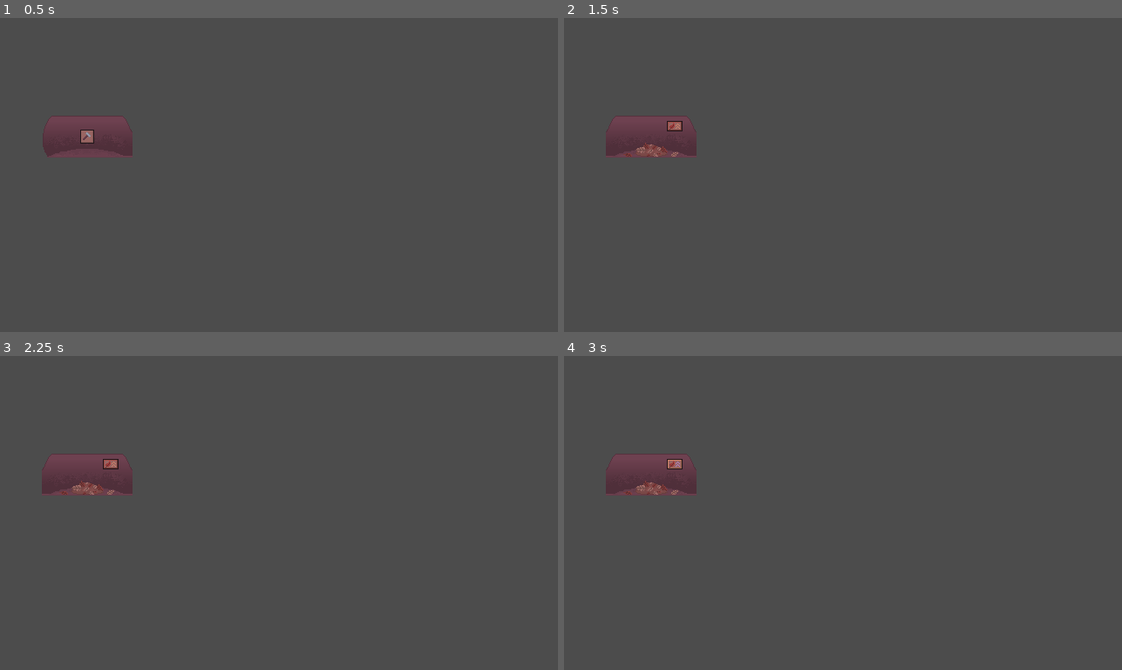
Above: before the commit, frames 1-4 (two rows, left to right).
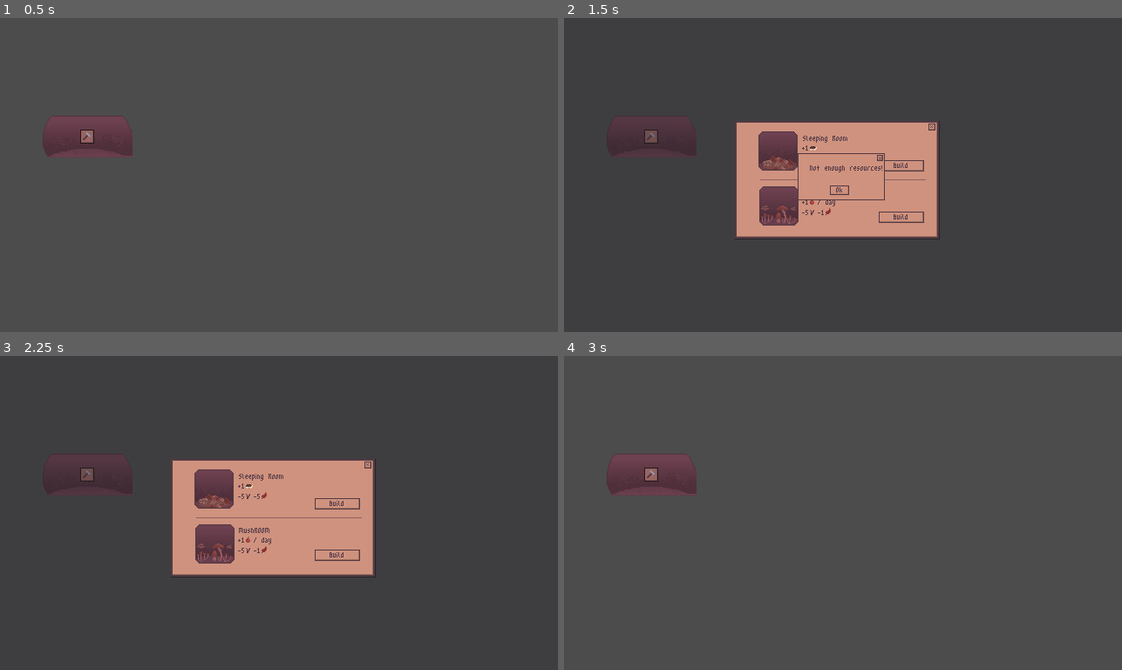
Above: after the commit, the same moments.

Repository: Soleod/G_CozyAutumnGameJam
Game: Godot game, scene res://Scenes/Room/Room.tscn
Same seed, same stepped clock (60 frames per second), same inputs: the game is played once before the commit and once after it. This scene is started directly instead of the project's main scene.
Inputs (mouse positions are in pixels of both pictures, inside the frame that each line leads up to):
- Up to frame 1 (0.5 s): no input
- Up to frame 2 (1.5 s): tap Enter at 0.5 s; move the mouse to (653, 137) at 0.52 s; click (653, 137) at 0.67 s; tap Space at 0.77 s; click "Build" at 1.25 s
- Up to frame 3 (2.25 s): click (273, 528) at 2 s, where only the run after the commit has a clickable "Ok"
- Up to frame 4 (3 s): click (675, 462) at 2.77 s

Frame 1 is identical in both runs. In frame 2, 13% of the frame differs, in the area x 7-68%, y 31-71%; in frame 3, 13%; in frame 4, 0.3%.

Commit message:
Balance Changes

Diff:
--- a/Scenes/Expeditions.gd
+++ b/Scenes/Expeditions.gd
@@ -25,8 +25,8 @@
 	expeditionButton.show()
 	match(randi() % 3):
 		0:
-			GameManager.add_sticks((randi() % 5 + 1) * 10)
+			GameManager.add_sticks((randi() % 9 + 4))
 		1:
-			GameManager.add_leaves((randi() % 5 + 1) * 10)
+			GameManager.add_leaves((randi() % 5 + 2))
 		2:
-			GameManager.add_food((randi() % 5 + 1) * 10)
+			GameManager.add_food((randi() % 21 + 10))
--- a/Scenes/GameManager.gd
+++ b/Scenes/GameManager.gd
@@ -20,9 +20,9 @@
 var gameTickTimer: Timer
 var PauseButton: TextureButton
 
-var food: int = 1000
-var sticks: int = 500
-var leaves: int = 300
+var food: int = 100
+var sticks: int = 5
+var leaves: int = 1
 var hedgehogs: int = 1
 
 var hour: int = 2
--- a/Scenes/Room/Room.gd
+++ b/Scenes/Room/Room.gd
@@ -94,8 +94,8 @@
 	match buildingName:
 		"MushroomRoom":
 			return {
-				"costSticks": 4,
-				"costLeaves": 2,
+				"costSticks": 5,
+				"costLeaves": 1,
 				"hedgehogGain": 0,
 				"dailyFood": 1,
 				"roomTexture": $Sprite/SpriteShrooms,
@@ -104,7 +104,7 @@
 		"SleepingRoom":
 			return {
 				"costSticks": 5,
-				"costLeaves": 1,
+				"costLeaves": 5,
 				"hedgehogGain": 1,
 				"dailyFood": 0,
 				"roomTexture": $Sprite/SpriteSleep,
--- a/Scenes/Room/Room.tscn
+++ b/Scenes/Room/Room.tscn
@@ -252,7 +252,7 @@
 margin_bottom = 49.0
 rect_pivot_offset = Vector2( 12, 9 )
 theme = ExtResource( 1 )
-text = "-4"
+text = "-5"
 
 [node name="Label4" type="Label" parent="CanvasLayer/OutsidePanel/BuildingPanel/Control"]
 margin_left = 95.0
@@ -261,7 +261,7 @@
 margin_bottom = 49.0
 rect_pivot_offset = Vector2( 12, 9 )
 theme = ExtResource( 1 )
-text = "-2"
+text = "-5"
 
 [node name="LeafIcon" type="TextureRect" parent="CanvasLayer/OutsidePanel/BuildingPanel/Control"]
 margin_left = 104.0
